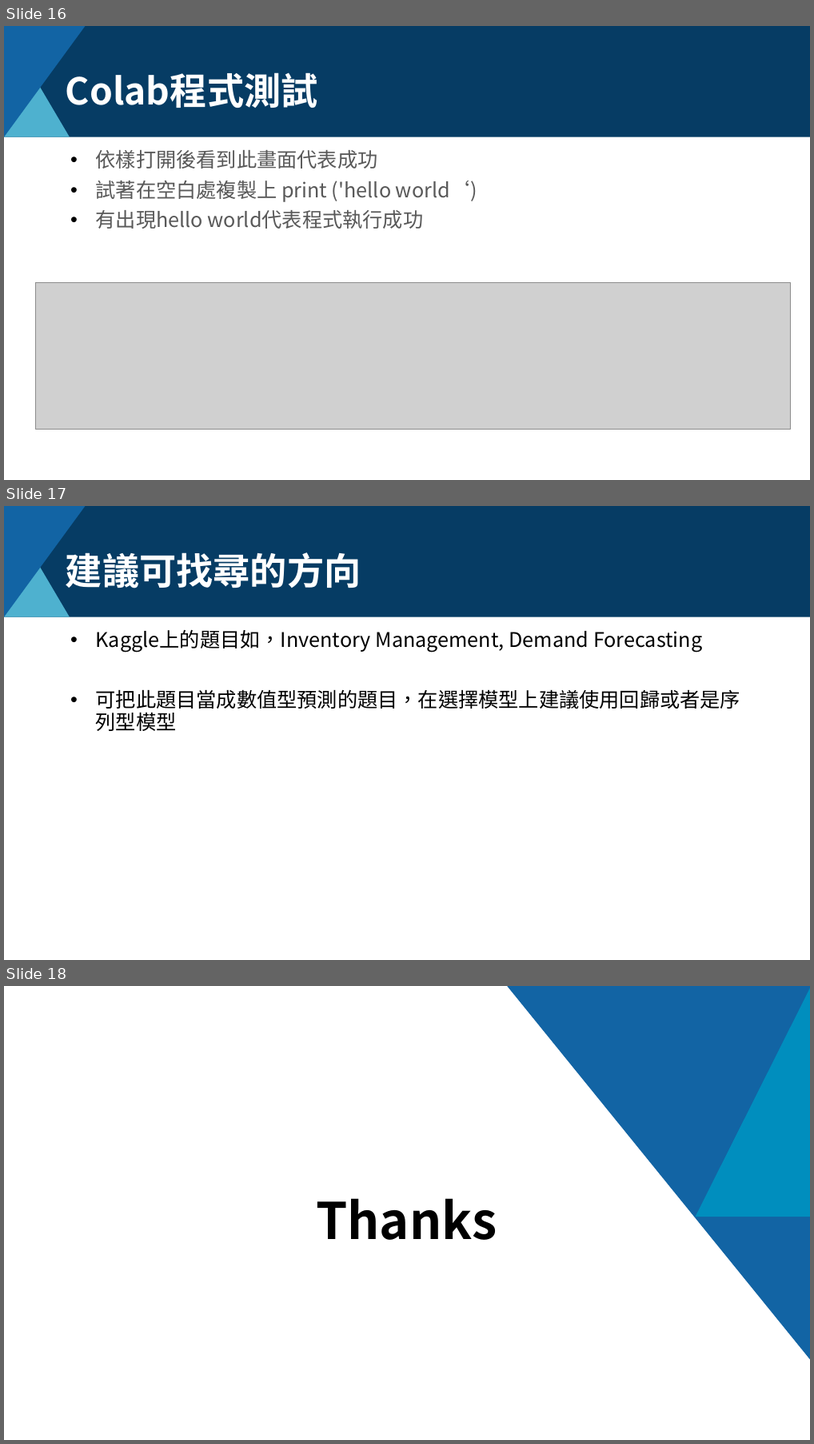
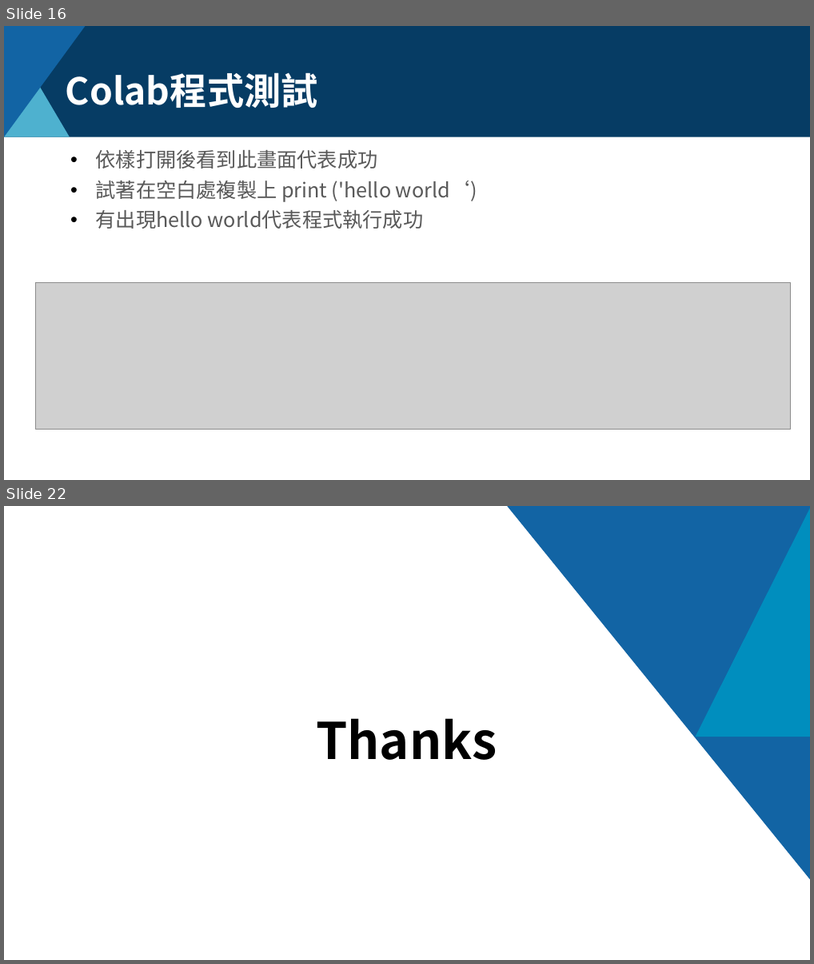
Before and after one commit to KevinChuo/AI_Training_Program, a slide deck: Preview教學/Colab教學.pptx. Shown one above the other, each under a label of ours: slides 16, 17 and 18 before the commit, slides 16 and 22 after it; the slides between them are not shown. The pictures are 814x1444 and 814x964 pixels, drawn with LibreOffice and Linux fonts; fonts in the diff are those of the drawing; grey boxes stand for pictures; background and template pictures are left out. Boxes give left, top, right and bottom in pixels: in the first picture for what was removed or moved away, otherwise in the second. Text is boxed around its words. In the diff, an @@ line names an element or a change of style, - is before the commit and + after.

```diff
--- a/Preview教學/Colab教學.pptx
+++ b/Preview教學/Colab教學.pptx
@@ slide 17 removed at [4, 506, 810, 960], background #FFFFFF; not listed: 3 template elements that a slide beside it also shows @@
@@ title removed at [66, 552, 362, 588] @@
-建議可找尋的方向
@@ text removed at [96, 629, 741, 731] @@
-• Kaggle上的題目如，Inventory Management, Demand Forecasting
-• 可把此題目當成數值型預測的題目，在選擇模型上建議使用回歸或者是序列型模型
@@ what was slide 18 is now slide 22 @@
```
Also in this commit, not shown: 1 slide changed, 5 slides added, 6 other files.
